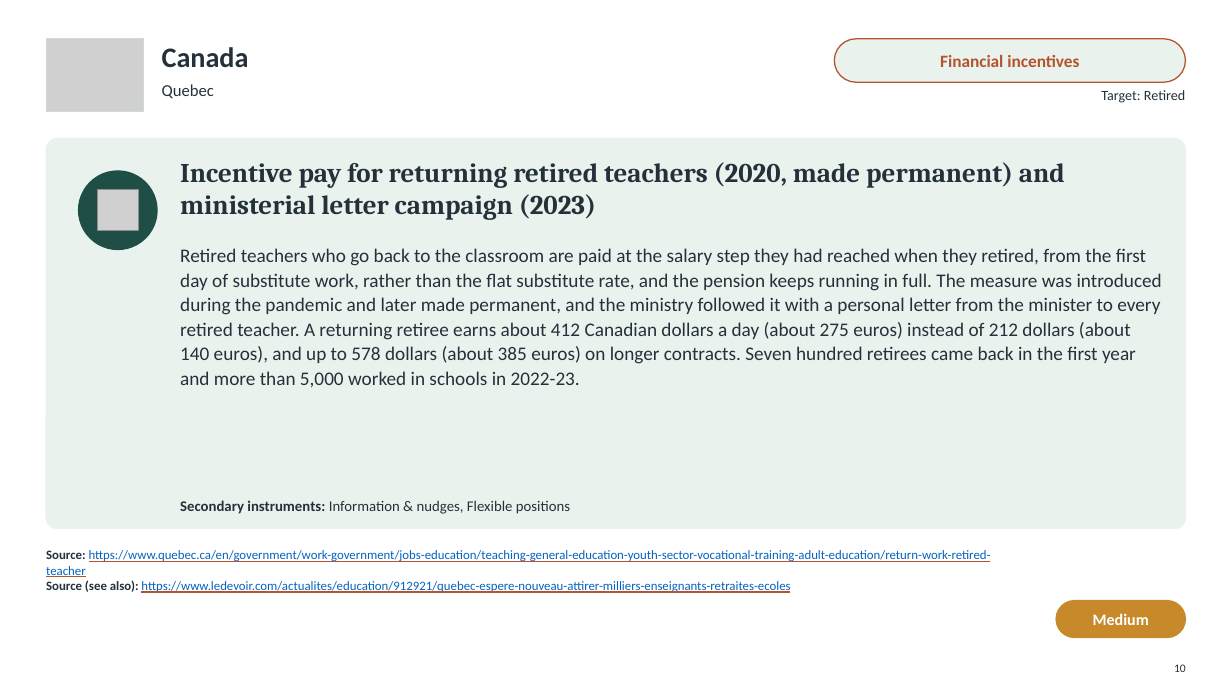
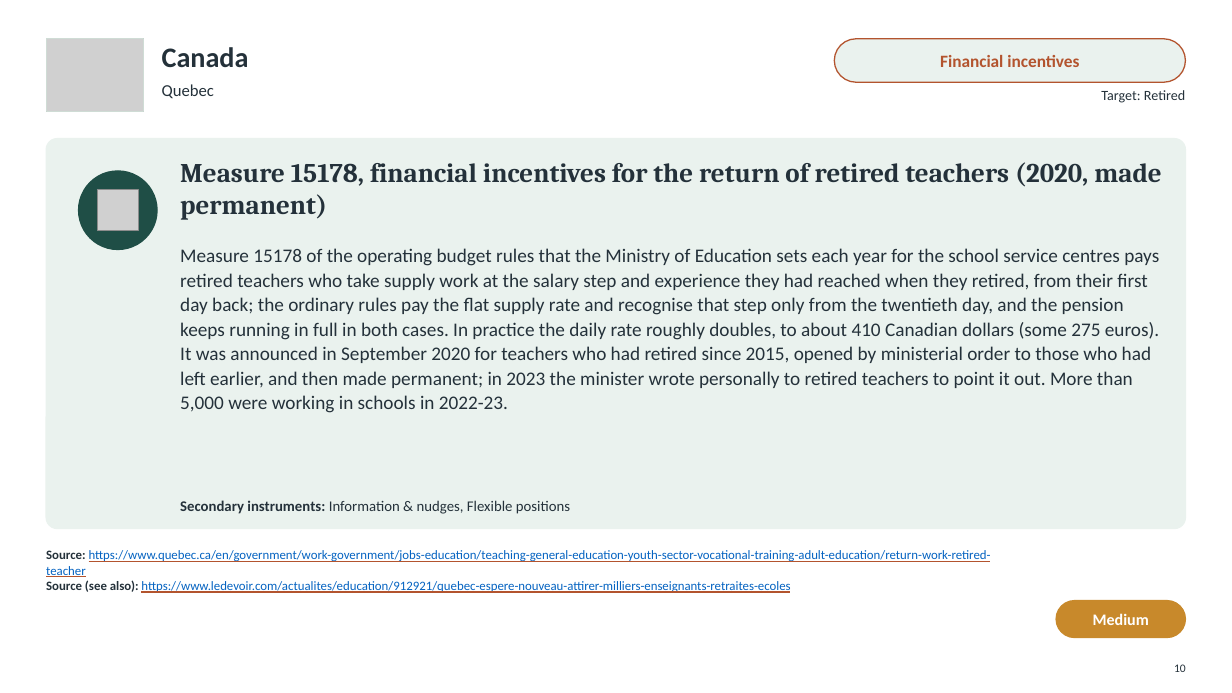
Before and after one commit to jedr1-ship-it/Alternative-Pathways----Quant, a slide deck: slide 10 of policies/Re-attracting_Former_Teachers.pptx. Drawn at 1232x693 pixels with LibreOffice and Linux fonts; fonts in the diff are those of the drawing; grey boxes stand for pictures. Boxes give left, top, right and bottom in pixels: in the first picture for what was removed or moved away, otherwise in the second. Text is boxed around its words. In the diff, an @@ line names an element or a change of style, - is before the commit and + after.

```diff
--- a/policies/Re-attracting_Former_Teachers.pptx
+++ b/policies/Re-attracting_Former_Teachers.pptx
@@ text at (x1=180, y1=162, x2=1161, y2=220): text changed @@
-Incentive pay for returning retired teachers (2020, made permanent) and ministerial letter campaign (2023)
+Measure 15178, financial incentives for the return of retired teachers (2020, made permanent)
@@ text at (x1=180, y1=248, x2=1159, y2=413): text changed @@
-Retired teachers who go back to the classroom are paid at the salary step they had reached when they retired, from the first day of substitute work, rather than the flat substitute rate, and the pension keeps running in full. The measure was introduced during the pandemic and later made permanent, and the ministry followed it with a personal letter from the minister to every retired teacher. A returning retiree earns about 412 Canadian dollars a day (about 275 euros) instead of 212 dollars (about 140 euros), and up to 578 dollars (about 385 euros) on longer contracts. Seven hundred retirees came back in the first year and more than 5,000 worked in schools in 2022-23.
+Measure 15178 of the operating budget rules that the Ministry of Education sets each year for the school service centres pays retired teachers who take supply work at the salary step and experience they had reached when they retired, from their first day back; the ordinary rules pay the flat supply rate and recognise that step only from the twentieth day, and the pension keeps running in full in both cases. In practice the daily rate roughly doubles, to about 410 Canadian dollars (some 275 euros). It was announced in September 2020 for teachers who had retired since 2015, opened by ministerial order to those who had left earlier, and then made permanent; in 2023 the minister wrote personally to retired teachers to point it out. More than 5,000 were working in schools in 2022-23.
```
Also in this commit, not shown: 1 other slide changed, 3 other files.
